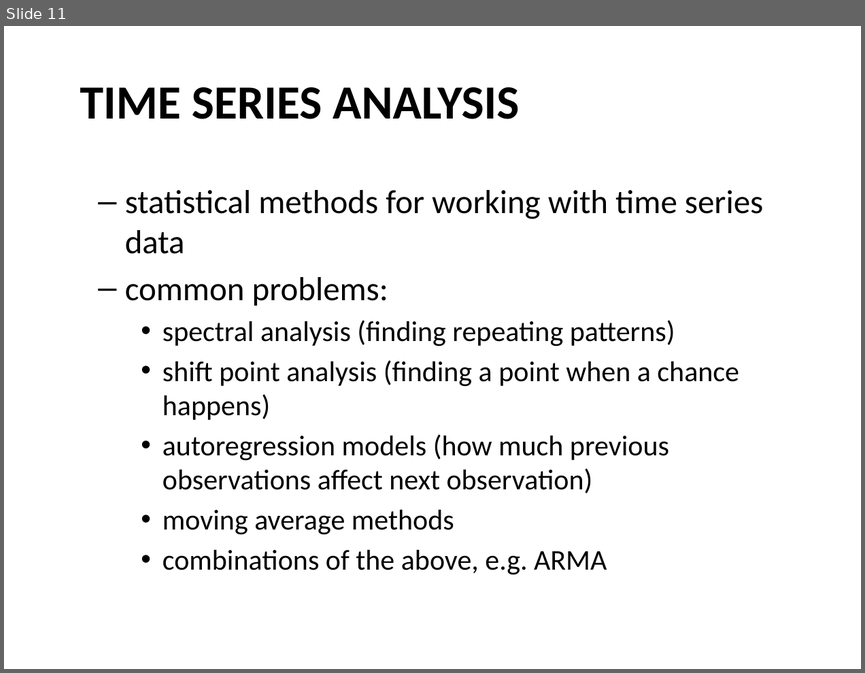
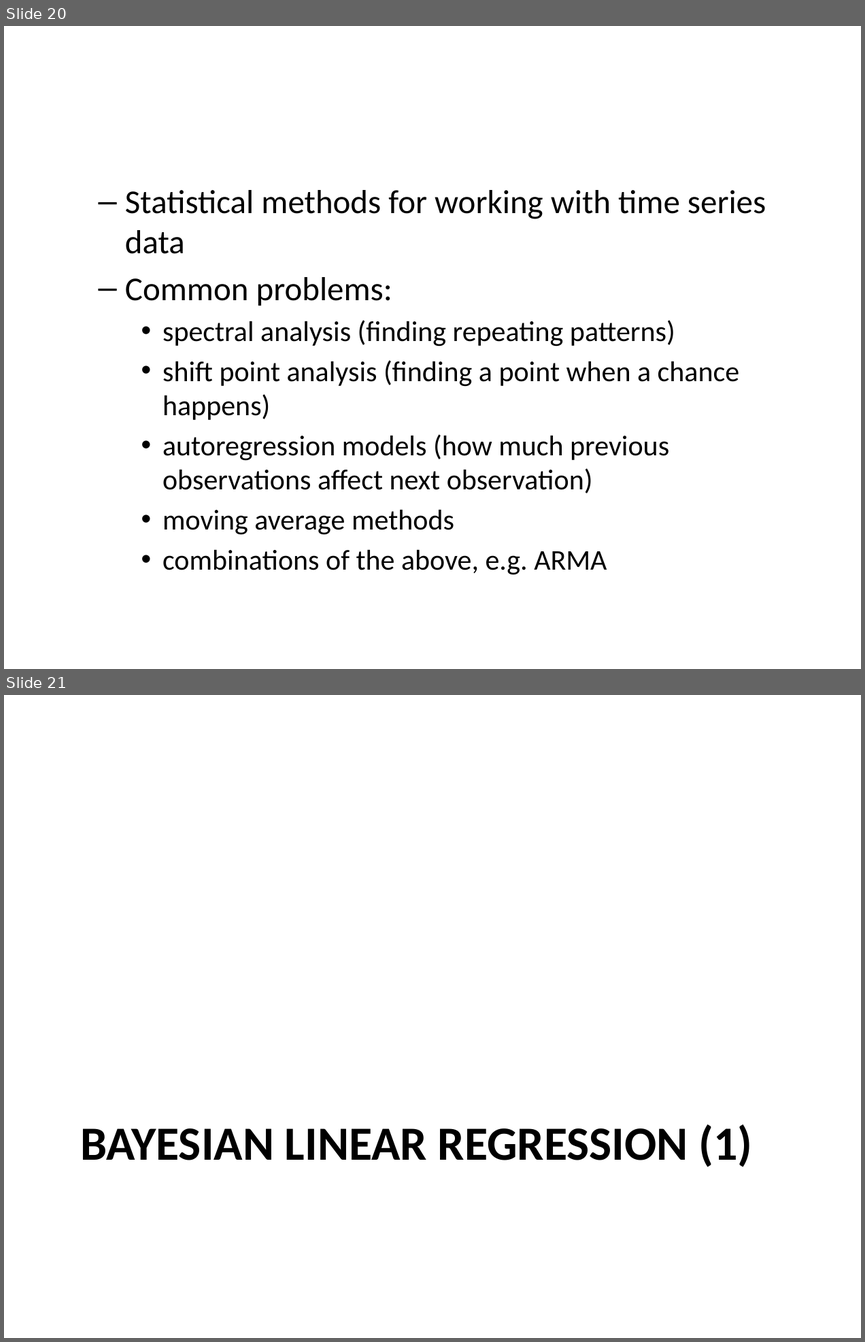
Before and after one commit to AnttiHaerkoenen/vyborg_orthodox, a slide deck: article/slides/slides-seminar-2021.pptx. Shown one above the other, each under a label of ours: slide 11 before the commit, slides 20 and 21 after it. The pictures are 865x673 and 865x1342 pixels, drawn with LibreOffice and Linux fonts; fonts in the diff are those of the drawing. Boxes give left, top, right and bottom in pixels: in the first picture for what was removed or moved away, otherwise in the second. Text is boxed around its words. In the diff, an @@ line names an element or a change of style, - is before the commit and + after.

```diff
--- a/article/slides/slides-seminar-2021.pptx
+++ b/article/slides/slides-seminar-2021.pptx
@@ slide 21 added at (4, 695, 861, 1338), background #FFFFFF @@
@@ title added at (80, 1124, 752, 1167), 40 pt, text #000000, bold @@
+BAYESIAN LINEAR REGRESSION (1)
@@ what was slide 11 is now slide 20 @@
@@ slide 20 changed as well @@
@@ text removed at (80, 87, 519, 119) @@
-TIME SERIES ANALYSIS
@@ text at (125, 190, 766, 305): text changed @@
-  – statistical methods for working with time series data
-  – common problems:
+  – Statistical methods for working with time series data
+  – Common problems:
```
Also in this commit, not shown: 9 other slides changed, 16 other slides added, 1 slide removed, 2 other files.
